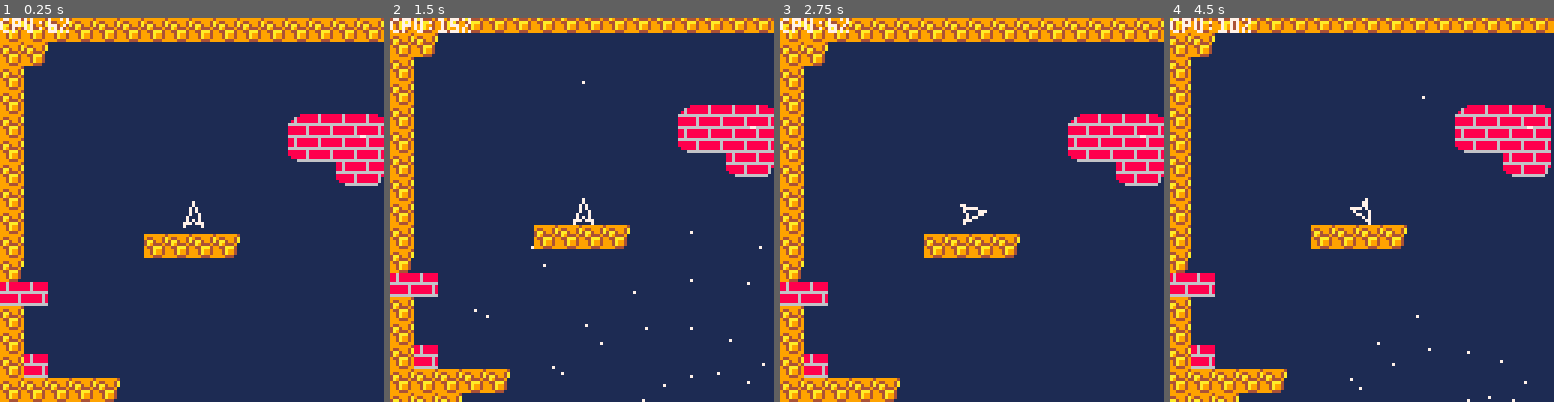
Above: before the commit, frames 1-4 (left to right).
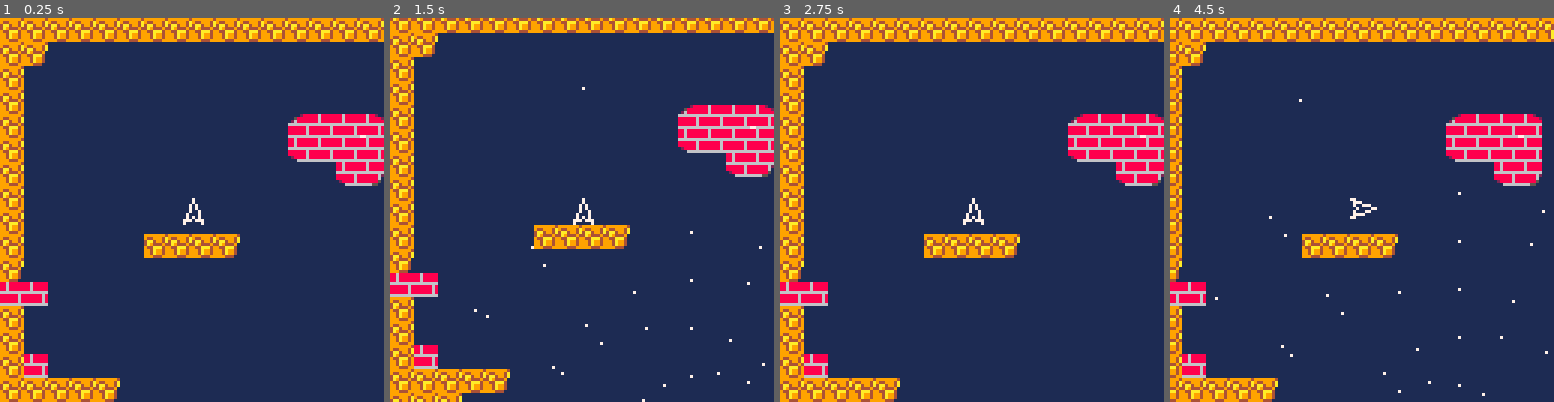
Above: after the commit, the same moments.

Repository: janne/pico8-demos
Game: PICO-8 cartridge gravity.p8
Two runs of this game, one before a commit and one after it. Both use one fixed random seed, a clock stepped at 60 frames per second and the inputs below.
Inputs:
- Up to frame 1 (0.25 s): no input
- Up to frame 2 (1.5 s): tap X (X key) at 0.33, 1.07 s; tap O (Z key) at 0.7 s
- Up to frame 3 (2.75 s): hold Right 1.6-2.1 s; tap O (Z key) at 1.7, 2.1, 2.5 s; tap X (X key) at 1.85 s; hold Right from 2.47 s (still down)
- Up to frame 4 (4.5 s): tap O (Z key) every 0.4 s from 2.9 to 4.1 s; tap X (X key) at 2.97, 4.08 s; release Right at 3.03 s; hold Left 3.08-3.58 s; hold Right from 4.02 s (still down)

The runs differ from the first frame. In frame 1, 0.5% of the frame differs, in the area x 0-100%, y 0-55%; in frame 2, 0.4%; in frame 3, 0.5%; in frame 4, 18%, in the area x 0-100%, y 0-100%.

Commit message:
Disable CPU, add logo

Diff:
--- a/gravity.p8
+++ b/gravity.p8
@@ -90,9 +90,9 @@
 	 local x,y=unpack(shot.p)
 		pset(x, y)
 	end
-	camera()
-	local cpu=flr(stat(1)*100)
-	print("cpu:"..cpu.."%")
+--	camera()
+--	local cpu=flr(stat(1)*100)
+--	print("cpu:"..cpu.."%")
 end
 
 function crash()
@@ -181,7 +181,7 @@
 	end
 
 	-- gravity
-	vy+=.03
+	vy+=.01
 
 	-- boost
 	if(btn(🅾️)) then
@@ -387,8 +387,61 @@
 
 
 
+…(53 lines of a section not shown)…
 __gff__
-0000000000000000000000000000000001010101010101010100000000000000010000000000000000000000000000000000000000000000000000000000000000000000000000000000000000000000000000000000000000000000000000000000000000000000000000000000000000000000000000000000000000000000
+0001000000000000000000000000000001010101010101010100000000000000010000000000000000000000000000000000000000000000000000000000000000000000000000000000000000000000000000000000000000000000000000000000000000000000000000000000000000000000000000000000000000000000
 0000000000000000000000000000000000000000000000000000000000000000000000000000000000000000000000000000000000000000000000000000000000000000000000000000000000000000000000000000000000000000000000000000000000000000000000000000000000000000000000000000000000000000
 __map__
 1010101010101010101010101010101010101010101010100000000000000000000000000000000000000000000000000000000000000000000000000000000000000000000000000000000000000000000000000000000000000000000000000000000000000000000000000000000000000000000000000000000000000000
Not shown, changed: 120 lines of the sprite sheet (__gfx__) section of gravity.p8
Not shown, changed: the thumbnail (__label__) section of gravity.p8
